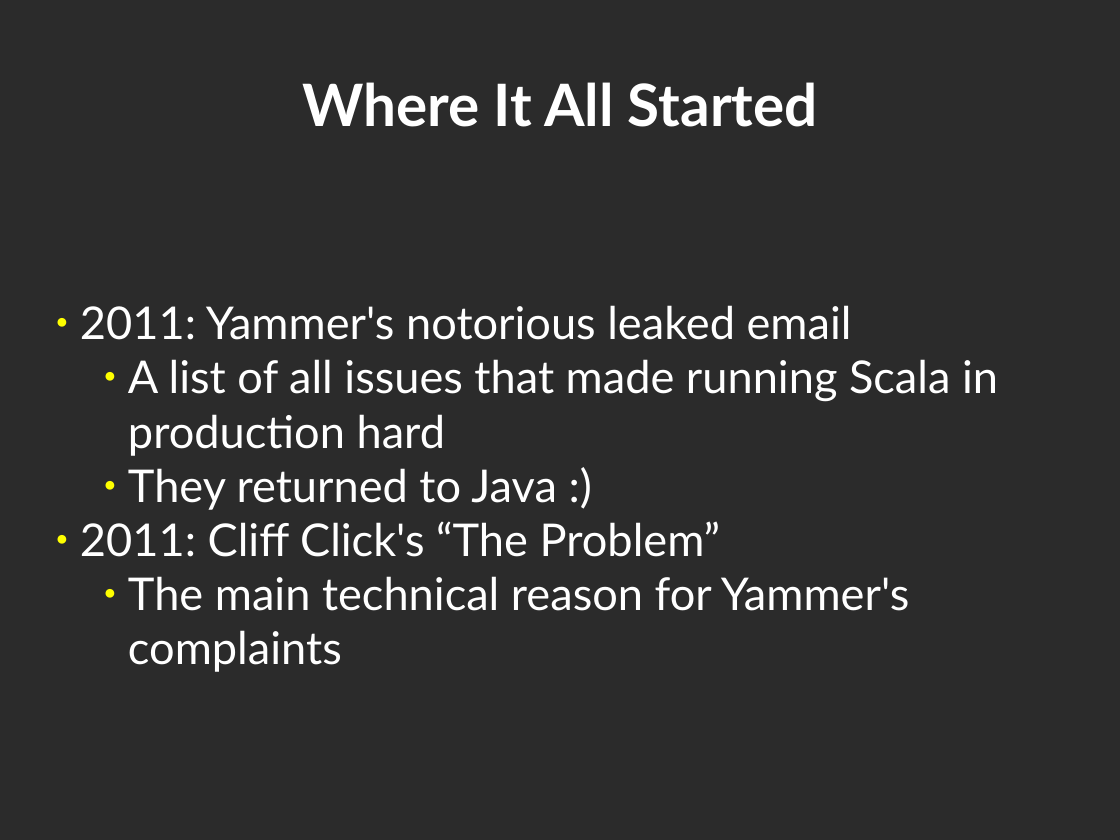
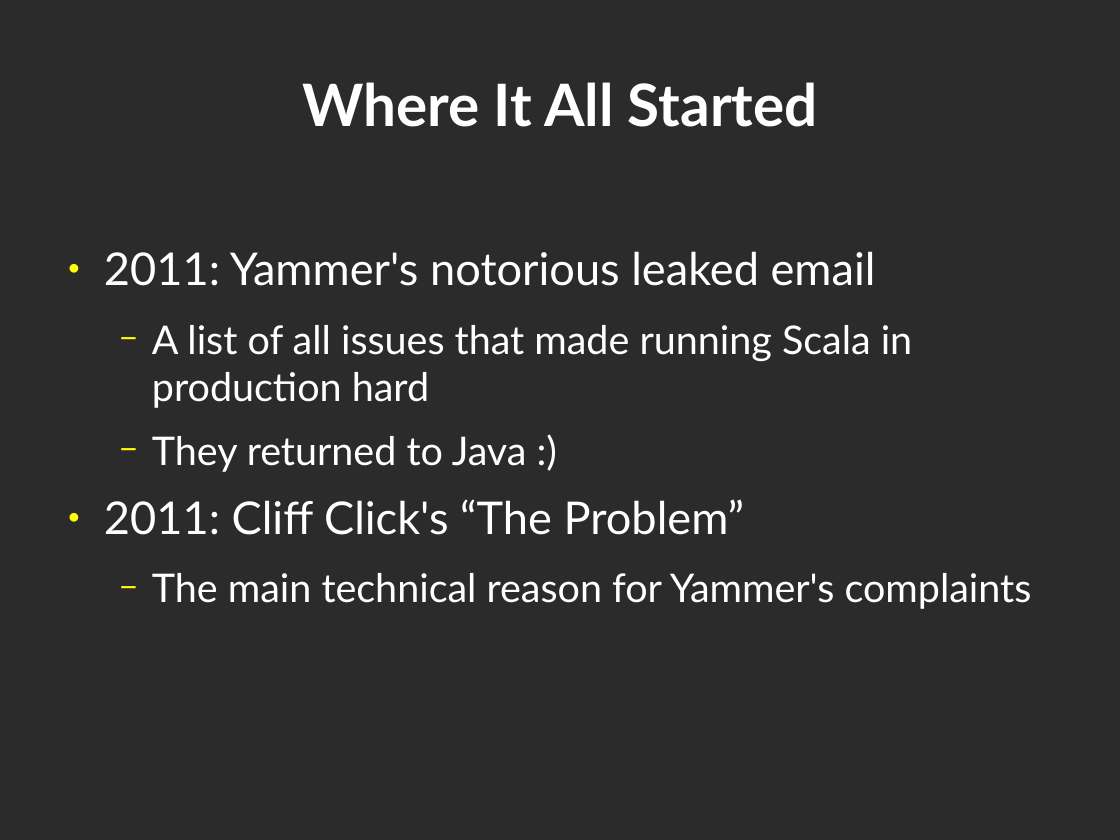
Before and after one commit to geo-kollias/msc-thesis-tex, a slide deck: slide 2 of geokollias_msc_thesis_pres.odp. Drawn at 1120x840 pixels with LibreOffice and Linux fonts; fonts in the diff are those of the drawing; background and template pictures are left out; a plain dark background stands for a picture behind light text. Boxes give left, top, right and bottom in pixels: in the first picture for what was removed or moved away, otherwise in the second. Text is boxed around its words. In the diff, an @@ line names an element or a change of style, - is before the commit and + after.

```diff
--- a/geokollias_msc_thesis_pres.odp
+++ b/geokollias_msc_thesis_pres.odp
@@ text "2011: Yammer's notorious leaked email" at (x1=104, y1=251, x2=1032, y2=609): size 32 to 28 pt in "A list of all issues that made ...", "They returned to Java :)", "The main technical reason for Yammer's complaints"; indent changed; more space between paragraphs; bullet ● to −; list level 3 to 2 in "A list of all issues ..."; list level 3 to 2 in "They returned to Java :)"; list level 3 to 2 in "The main technical reason for ..."; vertical alignment middle to top @@
```
Also in this commit, not shown: 1 other slide changed, 7 slides added, 1 slide removed, 2 other files.
